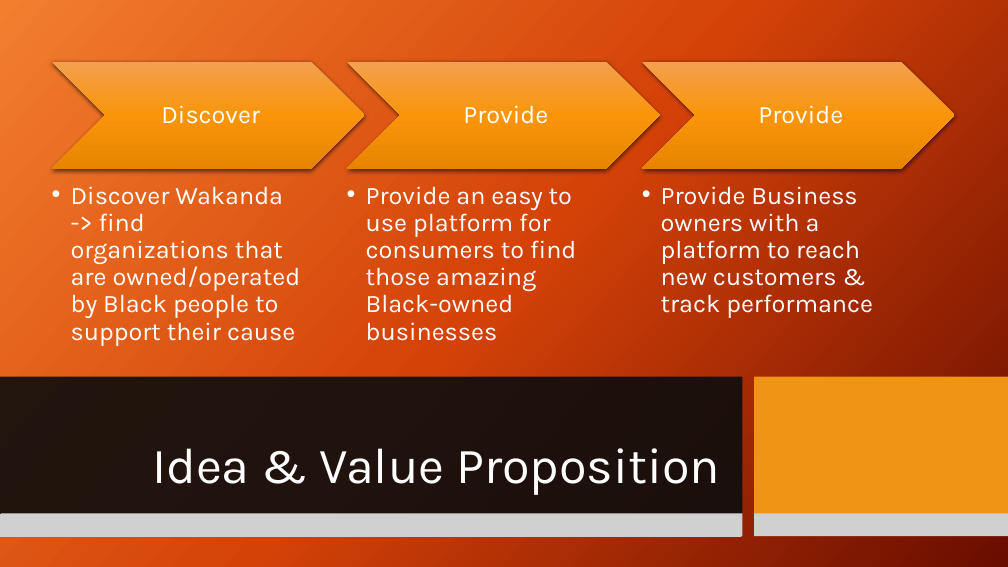
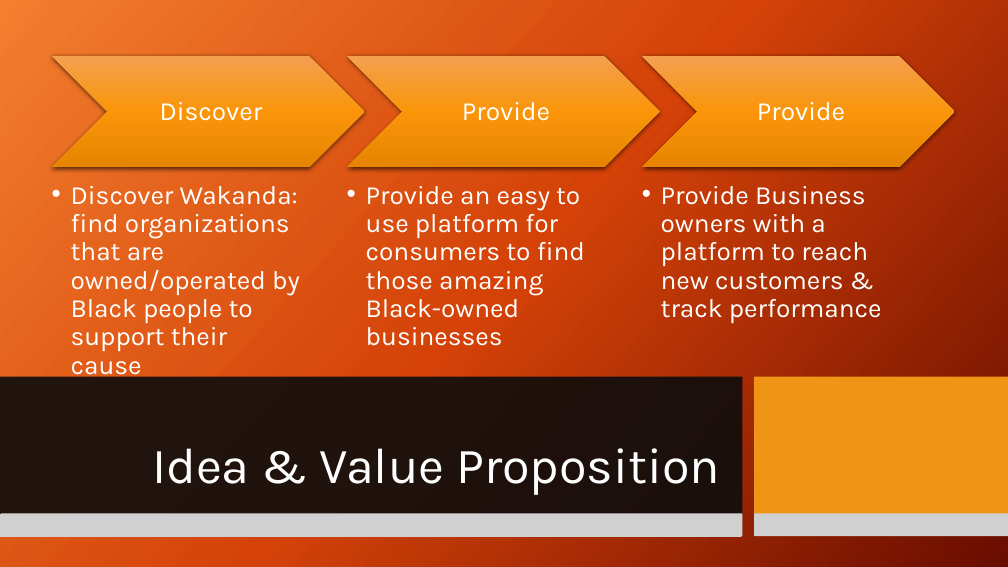
Before and after one commit to JayDougie/project_bb, a slide deck: slide 5 of Presentation.pptx. Drawn at 1008x567 pixels with LibreOffice and Linux fonts; fonts in the diff are those of the drawing; grey boxes stand for pictures; background and template pictures are left out. Boxes give left, top, right and bottom in pixels: in the first picture for what was removed or moved away, otherwise in the second. Text is boxed around its words. In the diff, an @@ line names an element or a change of style, - is before the commit and + after.

Commit message:
added presentation

```diff
--- a/Presentation.pptx
+++ b/Presentation.pptx
@@ chevron: place and size @@
-chevron at (51, 62, 364, 169)
+chevron at (51, 56, 364, 168)
@@ chevron: place and size @@
-chevron at (347, 62, 660, 169)
+chevron at (347, 56, 660, 168)
@@ chevron: place and size @@
-chevron at (642, 62, 955, 169)
+chevron at (642, 56, 955, 168)
@@ size 24 to 25 pt in 5 elements at (366, 186, 585, 346), (661, 186, 882, 323), (160, 102, 263, 121), (462, 102, 550, 121), (757, 102, 845, 121) @@
@@ text at (71, 186, 300, 351): text changed; size 24 to 25 pt @@
-  • Discover Wakanda -> find organizations that are owned/operated by Black people to support their cause
+  • Discover Wakanda: find organizations that are owned/operated by Black people to support their cause
```
Also in this commit, not shown: 6 other slides changed, 1 other file.
